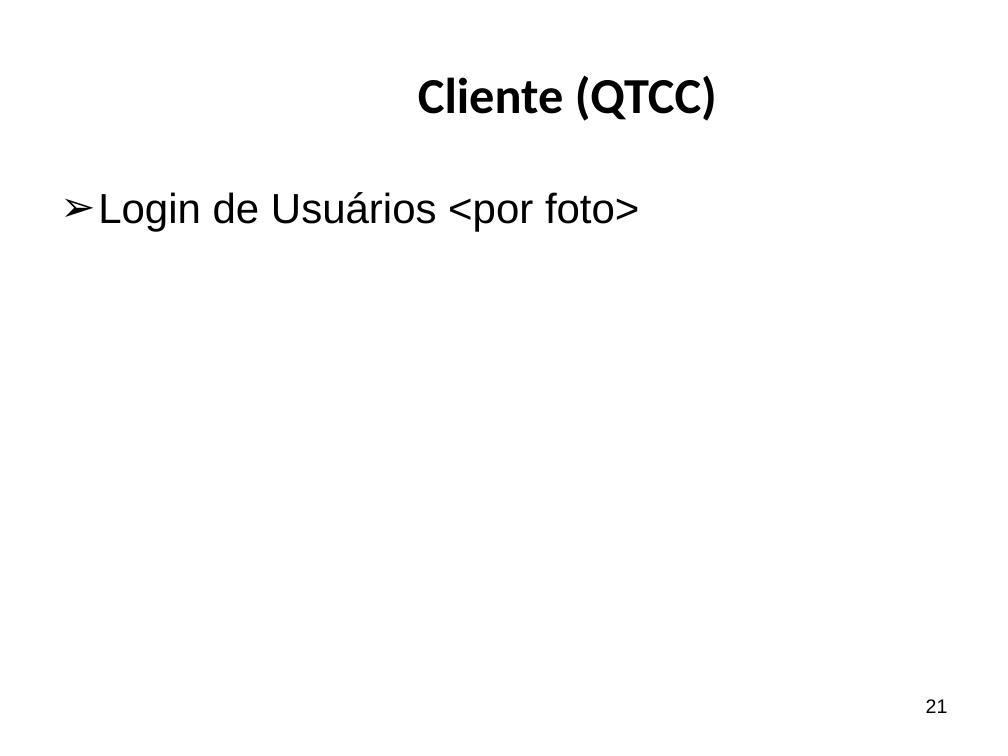
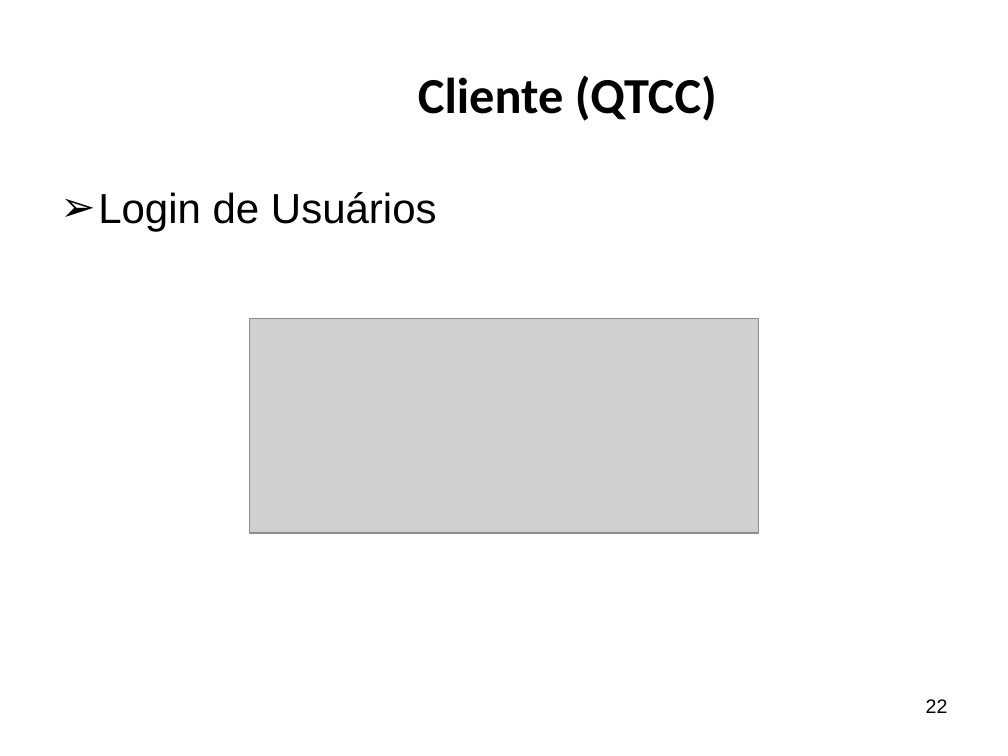
Before and after one commit to ricardopetrere/TCC_FTT, a slide deck: slide 22 of documentos/Apresentação Banca.pptx (slide 21 before the commit). Drawn at 1008x756 pixels with LibreOffice and Linux fonts; fonts in the diff are those of the drawing; grey boxes stand for pictures; background and template pictures are left out. Boxes give left, top, right and bottom in pixels: in the first picture for what was removed or moved away, otherwise in the second. Text is boxed around its words. In the diff, an @@ line names an element or a change of style, - is before the commit and + after.

```diff
--- a/documentos/Apresentação Banca.pptx
+++ b/documentos/Apresentação Banca.pptx
@@ text at bbox=[98, 192, 437, 231]: text changed @@
-➢ Login de Usuários <por foto>
+➢ Login de Usuários
@@ picture added at bbox=[249, 319, 759, 533] @@
@@ page number at bbox=[926, 699, 948, 713]: text changed @@
-21
+22
```
Also in this commit, not shown: 8 other slides changed, 1 slide added, 1 other file.
